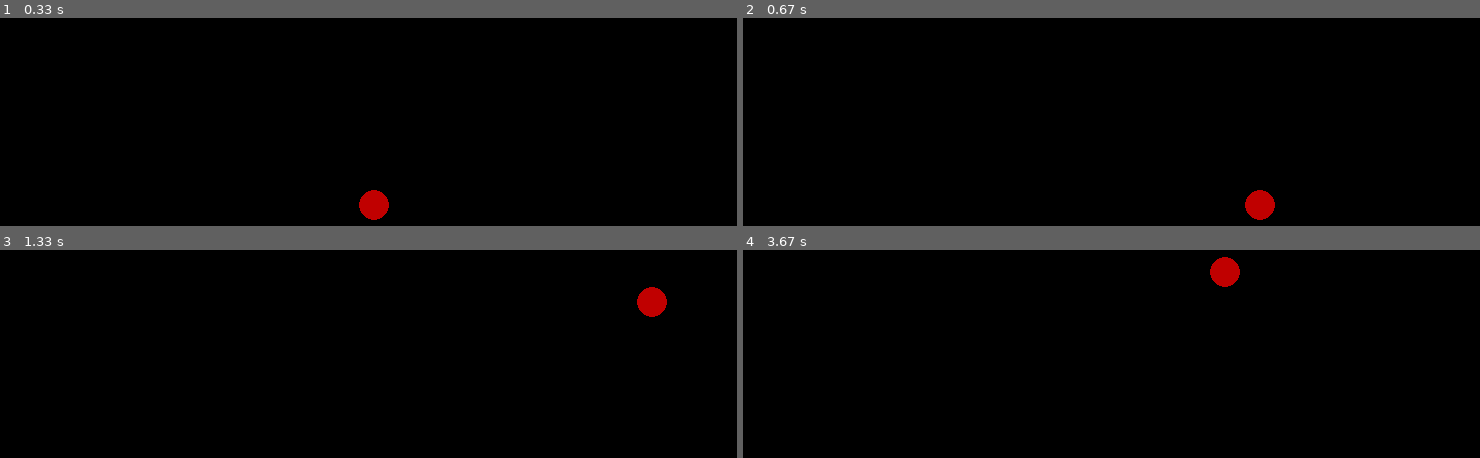
Above: before the commit, frames 1-4 (two rows, left to right).
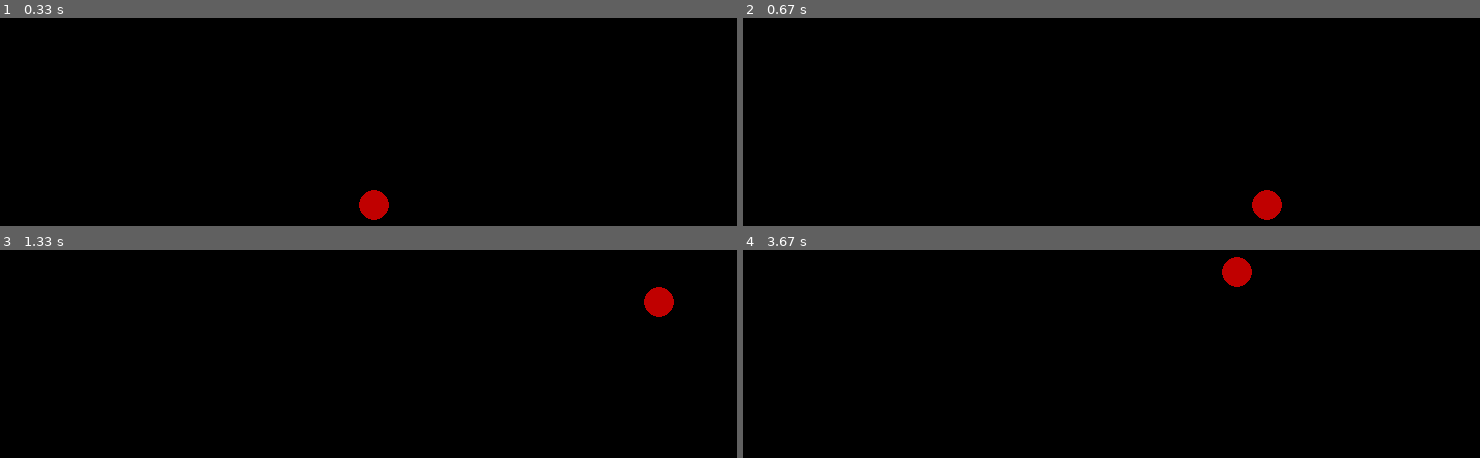
Above: after the commit, the same moments.

Repository: hlubenow/pygame_experiments
Game: pygame game, started from pygame_code-skeleton.py/pygame_code-skeleton.py
The game is run twice, just before and just after one commit, with the same random seed, the same clock (stepped at 60 frames per second) and the same inputs.
Inputs:
- Up to frame 1 (0.33 s): no input
- Up to frame 2 (0.67 s): hold Right from 0.33 s (still down)
- Up to frame 3 (1.33 s): release Right at 0.8 s; hold Up 0.83-1.13 s; hold Right from 1.17 s (still down)
- Up to frame 4 (3.67 s): release Right at 1.63 s; hold Left 1.67-2.2 s; hold Down 2.23-2.53 s; hold Left 2.57-2.97 s; hold Up 3-3.37 s; hold Right from 3.4 s (still down)

Frame 1 is identical in both runs. In frame 2, 0.3% of the frame differs, in the area x 68-74%, y 82-98%; in frame 3, 0.3%; in frame 4, 0.5%, in the area x 63-70%, y 3-18%.

Commit message:
Add files via upload

Diff:
--- /dev/null
+++ b/pygame_code-skeleton.py/config.py
@@ -0,0 +1,27 @@
+#!/usr/bin/python3
+# coding: utf-8
+
+SSIZE_SCREEN_X = 256
+SSIZE_SCREEN_Y = 192
+SCALEFACTOR    = 3
+
+WINDOWPOSITION_X = 185
+WINDOWPOSITION_Y = 30
+
+FPS            = 60
+
+COLORS = {"black"   : (0, 0, 0),
+          "blue"    : (0, 0, 197),
+          "magenta" : (192, 0, 192),
+          "red"     : (192, 0, 0),
+          "green"   : (0, 192, 0),
+          "cyan"    : (0, 192, 192),
+          "yellow"  : (189, 190, 0),
+          "white"   : (189, 190, 197),
+          "gray"   :  (127, 127, 127),
+          "transparent" : (0, 0, 0, 0) }
+
+c = ("black", "blue", "red", "magenta", "green", "cyan", "yellow", "white")
+COLORNRS = {}
+for i in c:
+    COLORNRS[i] = c.index(i)
--- a/pygame_code-skeleton.py/inputhandler.py
+++ b/pygame_code-skeleton.py/inputhandler.py
@@ -63,6 +63,9 @@
         action = {"left" : False, "right" : False, "up" : False, "down" : False,
                   "fire" : False, "quit" : False}
         for event in pygame.event.get():
+            if event.type == pygame.QUIT:
+                action["quit"] = True
+                continue
             if event.type == pygame.KEYDOWN:
                 for i in self.keypresses:
                     if event.key == i:
--- a/pygame_code-skeleton.py/pygame_code-skeleton.py
+++ b/pygame_code-skeleton.py/pygame_code-skeleton.py
@@ -3,10 +3,11 @@
 
 import pygame
 import os
-from inputhandler import InputHandler
+from sprites import *
+from config import *
 
 """
-    pygame_code-skeleton.py 1.0 - Some Pygame code to build from there.
+    pygame_code-skeleton.py 2.0 - Some Pygame code to build from there.
 
     Copyright (C) 2023 Hauke Lubenow
 
@@ -24,102 +25,12 @@
     along with this program.  If not, see <https://www.gnu.org/licenses/>.
 """
 
-SCALEFACTOR  = 3
-FPS          = 60
-
-COLORS = {"black"   : (0, 0, 0),
-          "blue"    : (0, 0, 197),
-          "magenta" : (192, 0, 192),
-          "red"     : (192, 0, 0),
-          "green"   : (0, 192, 0),
-          "cyan"    : (0, 192, 192),
-          "yellow"  : (189, 190, 0),
-          "white"   : (189, 190, 197),
-          "gray"   :  (127, 127, 127),
-          "transparent" : (0, 0, 0, 0) }
-
-c = ("black", "blue", "red", "magenta", "green", "cyan", "yellow", "white")
-COLORNRS = {}
-for i in c:
-    COLORNRS[i] = c.index(i)
-
-
-class MySprite(pygame.sprite.Sprite):
-
-    def __init__(self, name, id, speed):
-        pygame.sprite.Sprite.__init__(self)
-        self.name           = name
-        self.id             = id
-        self.speed          = speed
-        self.image          = None
-        self.rect           = None
-
-    def setPosition(self, spos_x, spos_y):
-        self.spos_x = spos_x
-        self.spos_y = spos_y
-
-    def setPCPosition(self):
-        self.pcpos_x = self.spos_x * SCALEFACTOR
-        self.pcpos_y = self.spos_y * SCALEFACTOR
-
-    def getPosition(self):
-        return (self.spos_x, self.spos_y)
-
-    def draw(self, screen):
-        self.setPCPosition()
-        self.rect.topleft = (self.pcpos_x, self.pcpos_y)
-        screen.blit(self.image, self.rect)
-
-
-class Ball(MySprite):
-
-    def __init__(self, name, id, width, height, x, y, colorname, speed):
-        MySprite.__init__(self, name, id, speed)
-        self.createImage(width, height, colorname)
-        self.setPosition(x, y)
-
-    def move(self, direction, ssize_screen, clocktick):
-        if direction == "left":
-            self.spos_x -= self.speed * clocktick
-            if self.spos_x < 0:
-                self.setPosition(ssize_screen[0], self.spos_y)
-        if direction == "right":
-            self.spos_x += self.speed * clocktick
-            if self.spos_x > ssize_screen[0]:
-                self.setPosition(0, self.spos_y)
-        if direction == "up":
-            self.spos_y -= self.speed * clocktick
-            if self.spos_y < 0:
-                self.setPosition(self.spos_x, ssize_screen[1])
-        if direction == "down":
-            self.spos_y += self.speed * clocktick
-            if self.spos_y > ssize_screen[1]:
-                self.setPosition(self.spos_x, 0 )
-
-    def createImage(self, ssize_x, ssize_y, colorname):
-        self.image     = pygame.Surface((ssize_x * SCALEFACTOR, ssize_y * SCALEFACTOR))
-        self.image     = self.image.convert_alpha()
-        self.rect      = self.image.get_rect()
-        self.image.fill(COLORS["transparent"])
-        pygame.draw.circle(self.image, COLORS[colorname], (self.rect.width // 2, self.rect.height // 2), self.rect.height // 2)
-
-
-class BallGroup(pygame.sprite.Group):
-
-    def __init__(self, *args):
-        pygame.sprite.Group.__init__(self, *args)
-
-    def draw(self, surface):
-        for s in self.sprites():
-            s.draw(surface)
-
-class Main:
+class Game:
 
     def __init__(self):
-        os.environ['SDL_VIDEO_WINDOW_POS'] = "185, 30"
+        os.environ['SDL_VIDEO_WINDOW_POS'] = str(WINDOWPOSITION_X) + ", " + str(WINDOWPOSITION_Y)
         pygame.init()
-        self.ssize_screen = (256, 192)
-        self.screen = pygame.display.set_mode((self.ssize_screen[0] * SCALEFACTOR, self.ssize_screen[1] * SCALEFACTOR))
+        self.screen = pygame.display.set_mode((SSIZE_SCREEN_X * SCALEFACTOR, SSIZE_SCREEN_Y * SCALEFACTOR))
         pygame.display.set_caption("Hello Ball")
         self.ih = InputHandler(True)
         self.clock = pygame.time.Clock()
@@ -129,28 +40,15 @@
             self.clocktick = self.clock.tick(FPS)
             self.screen.fill((0, 0, 0))
 
-            self.ballgroup.draw(self.screen)
+            self.all_sprites.update()
+            self.all_sprites.draw(self.screen)
 
-            if self.checkInput() == "quit":
-                print("Bye.")
-                self.running = False
-                continue
             pygame.display.flip()
         pygame.quit()
 
     def initSprites(self):
-        self.ball = Ball("ball", 1, 10, 10, 130, 100, "red", speed = 0.15)
-        self.ballgroup = BallGroup()
-        self.ballgroup.add(self.ball)
+        self.all_sprites = pygame.sprite.Group()
+        self.playergroup = pygame.sprite.Group()
+        self.player      = Player("player", 1, self, 10, 10, 130, 100, "red", speed = 0.15)
 
-    def checkInput(self):
-        # "action" is a dictionary with the keys "left right up down fire quit":
-        action = self.ih.getKeyboardAndJoystickAction()
-        for i in action.keys():
-            if i == "quit" and action[i]:
-                return "quit"
-            if action[i]:
-                self.ball.move(i, self.ssize_screen, self.clocktick)
-        return 0
-
-Main()
+Game()
--- /dev/null
+++ b/pygame_code-skeleton.py/sprites.py
@@ -0,0 +1,69 @@
+#!/usr/bin/python3
+# coding: utf-8
+
+import pygame
+from inputhandler import *
+from config import *
+
+class MySprite(pygame.sprite.Sprite):
+
+    def __init__(self, name, id, game, speed, groups):
+        self.game           = game
+        pygame.sprite.Sprite.__init__(self, groups)
+        self.name           = name
+        self.id             = id
+        self.speed          = speed
+        self.image          = None
+        self.rect           = None
+
+    def setPosition(self, spos_x, spos_y):
+        self.rect.x = self.spos_x * SCALEFACTOR
+        self.rect.y = self.spos_y * SCALEFACTOR
+
+    def getPosition(self):
+        return (self.spos_x, self.spos_y)
+
+
+class Player(MySprite):
+
+    def __init__(self, name, id, game, width, height, spos_x, spos_y, colorname, speed):
+        self.groups = game.all_sprites, game.playergroup
+        MySprite.__init__(self, name, id, game, speed, self.groups)
+        self.spos_x = spos_x
+        self.spos_y = spos_y
+        self.ih = InputHandler(True)
+        self.createImage(width, height, colorname)
+        self.setPosition(self.spos_x, self.spos_y)
+
+    def update(self):
+        self.movement()
+        self.setPosition(self.spos_x, self.spos_y)
+
+    def movement(self):
+        action = self.ih.getKeyboardAndJoystickAction()
+        if action["quit"]:
+            self.game.running = False
+            return
+        if action["left"]:
+            self.spos_x -= self.speed * self.game.clocktick
+            if self.spos_x < 0:
+                self.setPosition(SSIZE_SCREEN_X, self.spos_y)
+        if action["right"]:
+            self.spos_x += self.speed * self.game.clocktick
+            if self.spos_x > SSIZE_SCREEN_X:
+                self.setPosition(0, self.spos_y)
+        if action["up"]:
+            self.spos_y -= self.speed * self.game.clocktick
+            if self.spos_y < 0:
+                self.setPosition(self.spos_x, SSIZE_SCREEN_Y)
+        if action["down"]:
+            self.spos_y += self.speed * self.game.clocktick
+            if self.spos_y > SSIZE_SCREEN_Y:
+                self.setPosition(self.spos_x, 0 )
+
+    def createImage(self, ssize_x, ssize_y, colorname):
+        self.image = pygame.Surface((ssize_x * SCALEFACTOR, ssize_y * SCALEFACTOR))
+        self.image = self.image.convert_alpha()
+        self.rect  = self.image.get_rect()
+        self.image.fill(COLORS["transparent"])
+        pygame.draw.circle(self.image, COLORS[colorname], (self.rect.width // 2, self.rect.height // 2), self.rect.height // 2)
